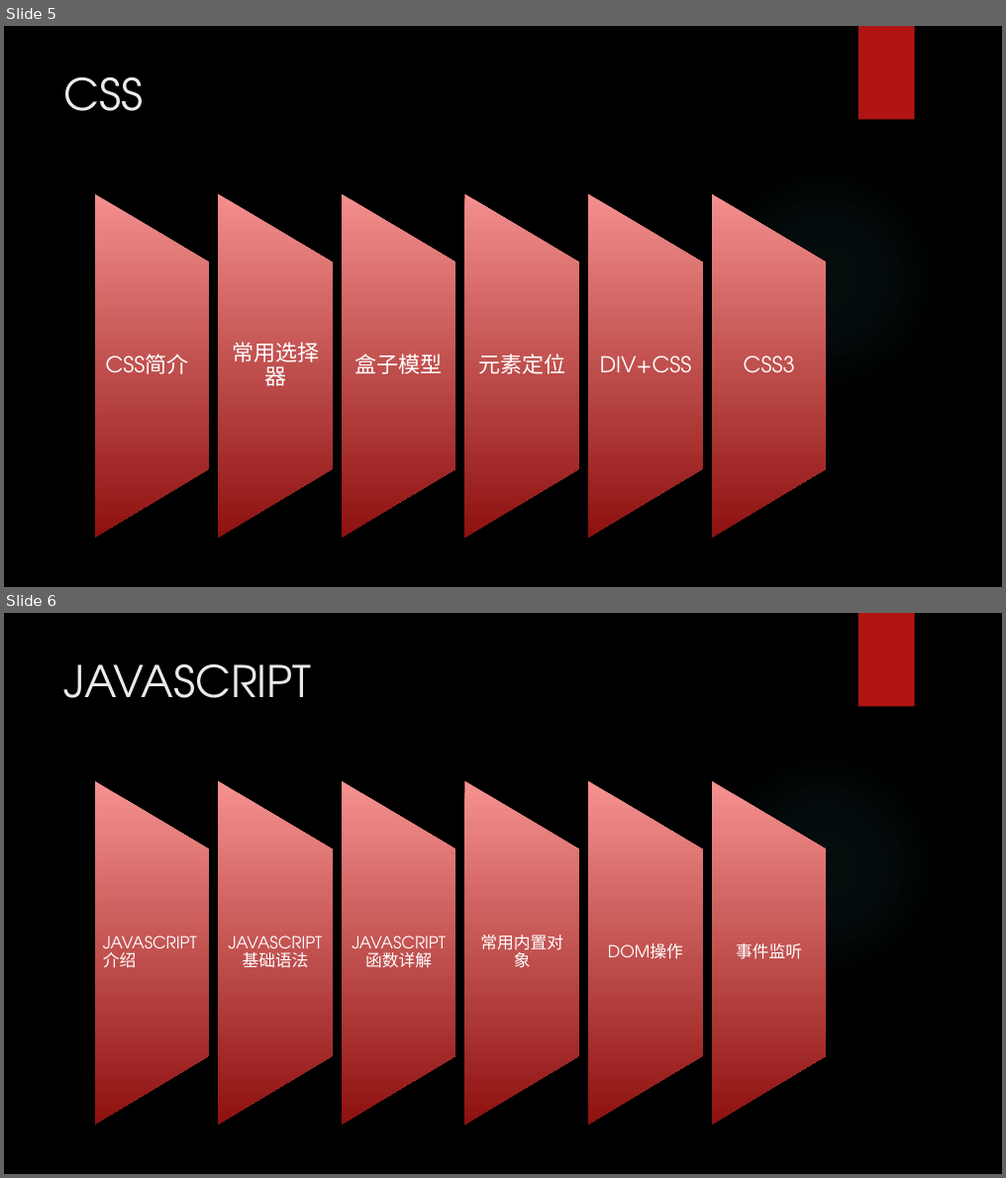
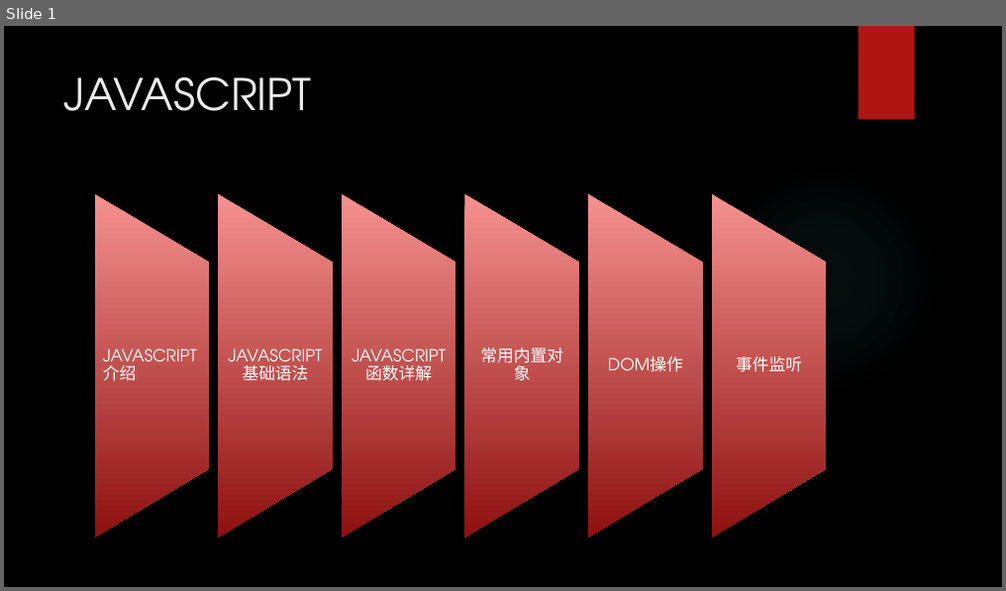
Before and after one commit to chunchill/WEB-Training, a slide deck: 03.JavaScript/JavaScript York.pptx. Shown one above the other, each under a label of ours: slides 5 and 6 before the commit, slide 1 after it. The pictures are 1006x1178 and 1006x591 pixels, drawn with LibreOffice and Linux fonts; fonts in the diff are those of the drawing; background and template pictures are left out. Boxes give left, top, right and bottom in pixels: in the first picture for what was removed or moved away, otherwise in the second. Text is boxed around its words. In the diff, an @@ line names an element or a change of style, - is before the commit and + after.

```diff
--- a/03.JavaScript/JavaScript York.pptx
+++ b/03.JavaScript/JavaScript York.pptx
@@ slide 5 removed at <box>4,26,1002,587</box>, background picture (left out); not listed: 2 template elements that a slide beside it also shows @@
@@ title removed at <box>64,77,144,111</box> @@
-CSS
@@ group removed at <box>94,193,827,537</box>: 6 flow chart manual operations, 6 texts @@
-CSS简介
-常用选择器
-盒子模型
-元素定位
-DIV+CSS
-CSS3
@@ what was slide 6 is now slide 1 @@
```
Also in this commit, not shown: 3 slides changed, 7 slides added, 6 other slides removed, 9 other files.
